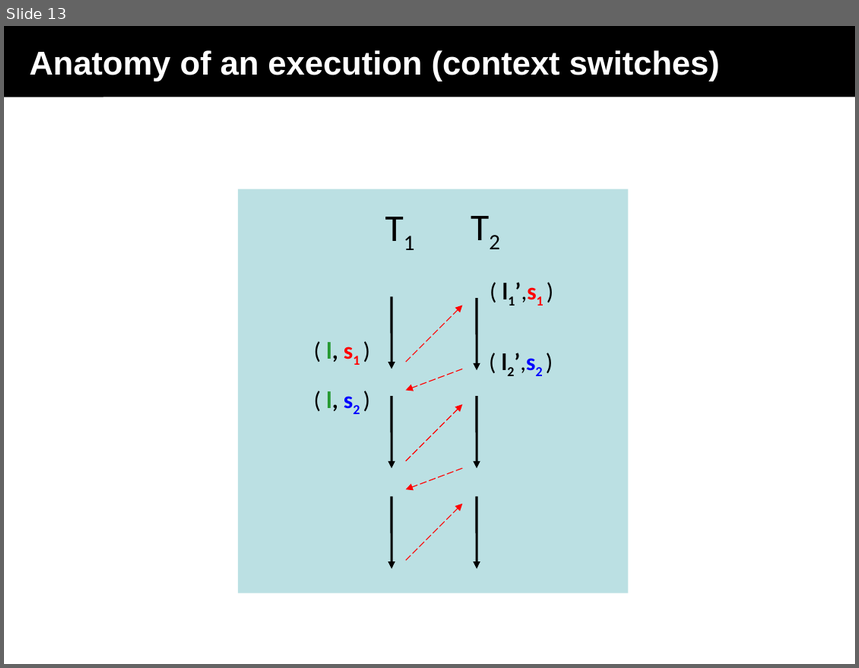
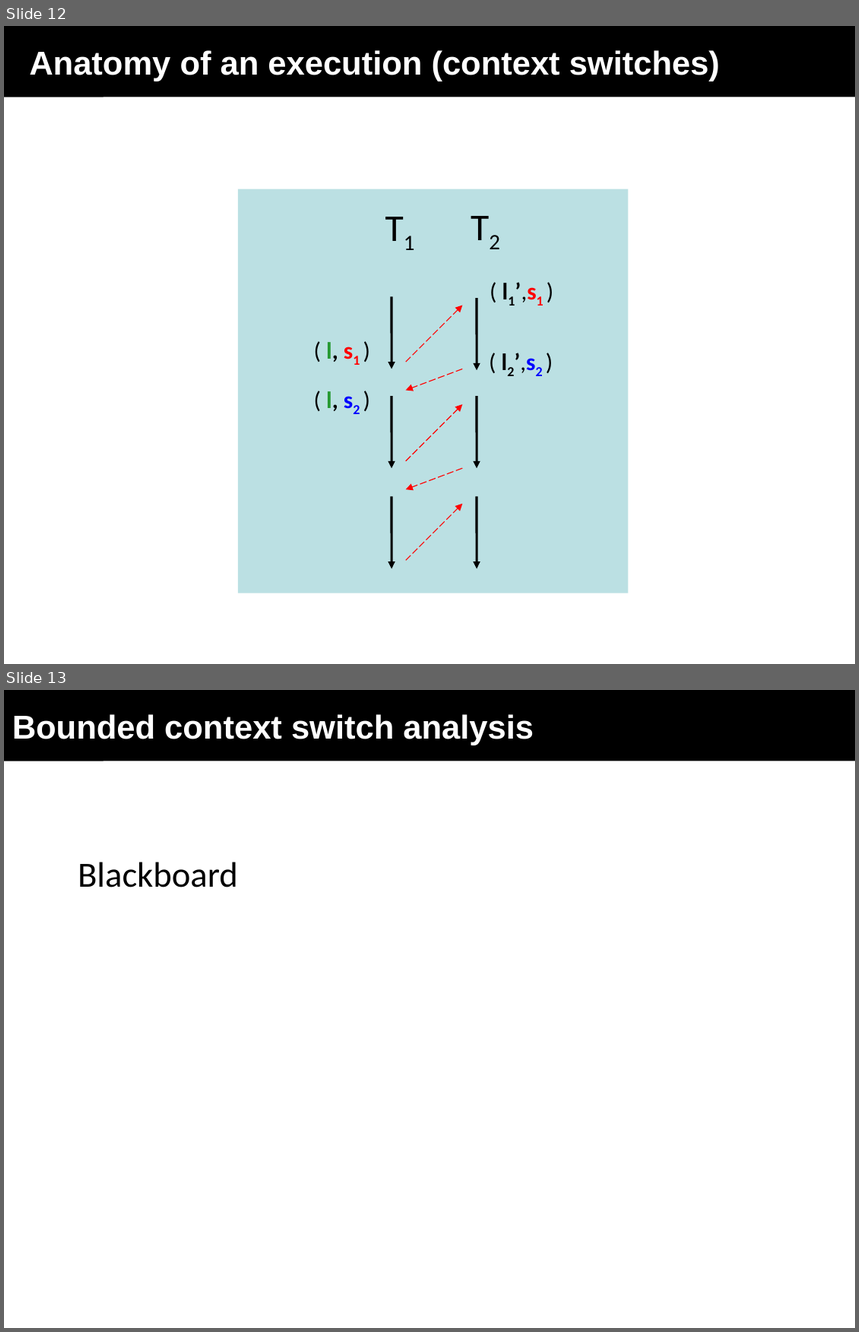
Before and after one commit to menesro/mpri, a slide deck: lecture3/sequentializations.ppt. Shown one above the other, each under a label of ours: slide 13 before the commit, slides 12 and 13 after it. The pictures are 859x668 and 859x1332 pixels, drawn with LibreOffice and Linux fonts; fonts in the diff are those of the drawing. Boxes give left, top, right and bottom in pixels: in the first picture for what was removed or moved away, otherwise in the second. Text is boxed around its words. In the diff, an @@ line names an element or a change of style, - is before the commit and + after.

```diff
--- a/lecture3/sequentializations.ppt
+++ b/lecture3/sequentializations.ppt
@@ slide 13 added at [4,690,855,1328], background #FFFFFF; not listed: 1 template element that a slide beside it also shows @@
@@ title added at [4,690,855,761], fill #000000, 28 pt, text #FFFFFF, bold @@
+Bounded context switch analysis
@@ text added at [78,862,238,888], 30 pt, text #000000 @@
+Blackboard
@@ what was slide 13 is now slide 12 @@
```
Also in this commit, not shown: 7 other slides added, 2 slides removed.
